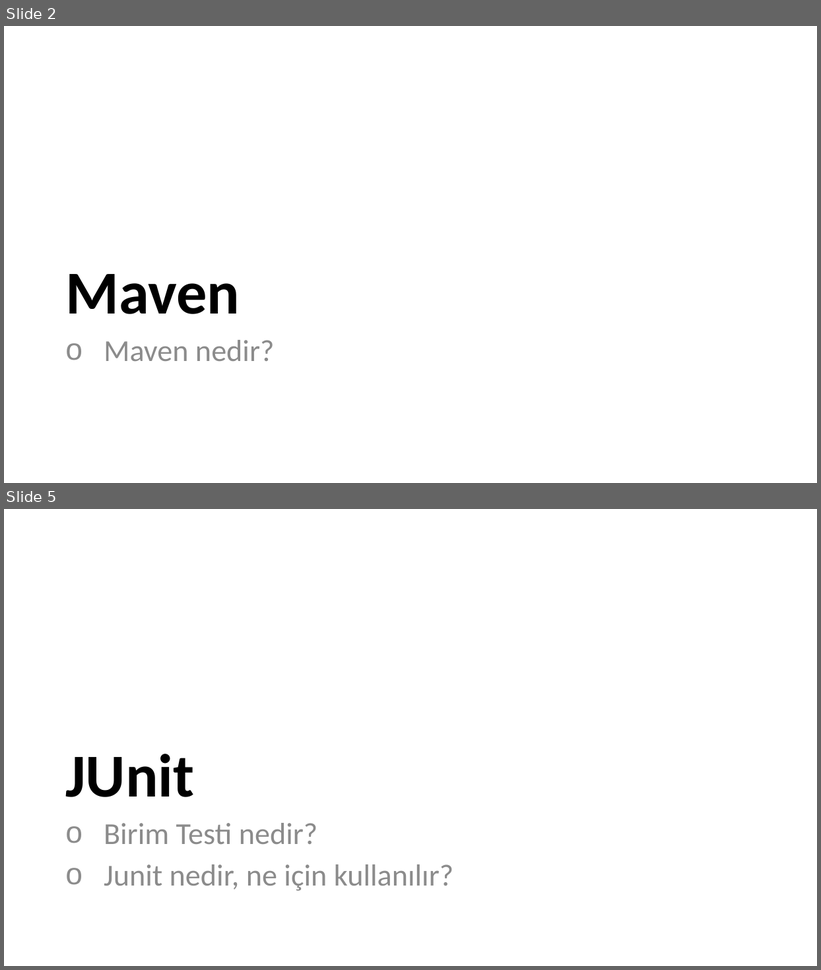
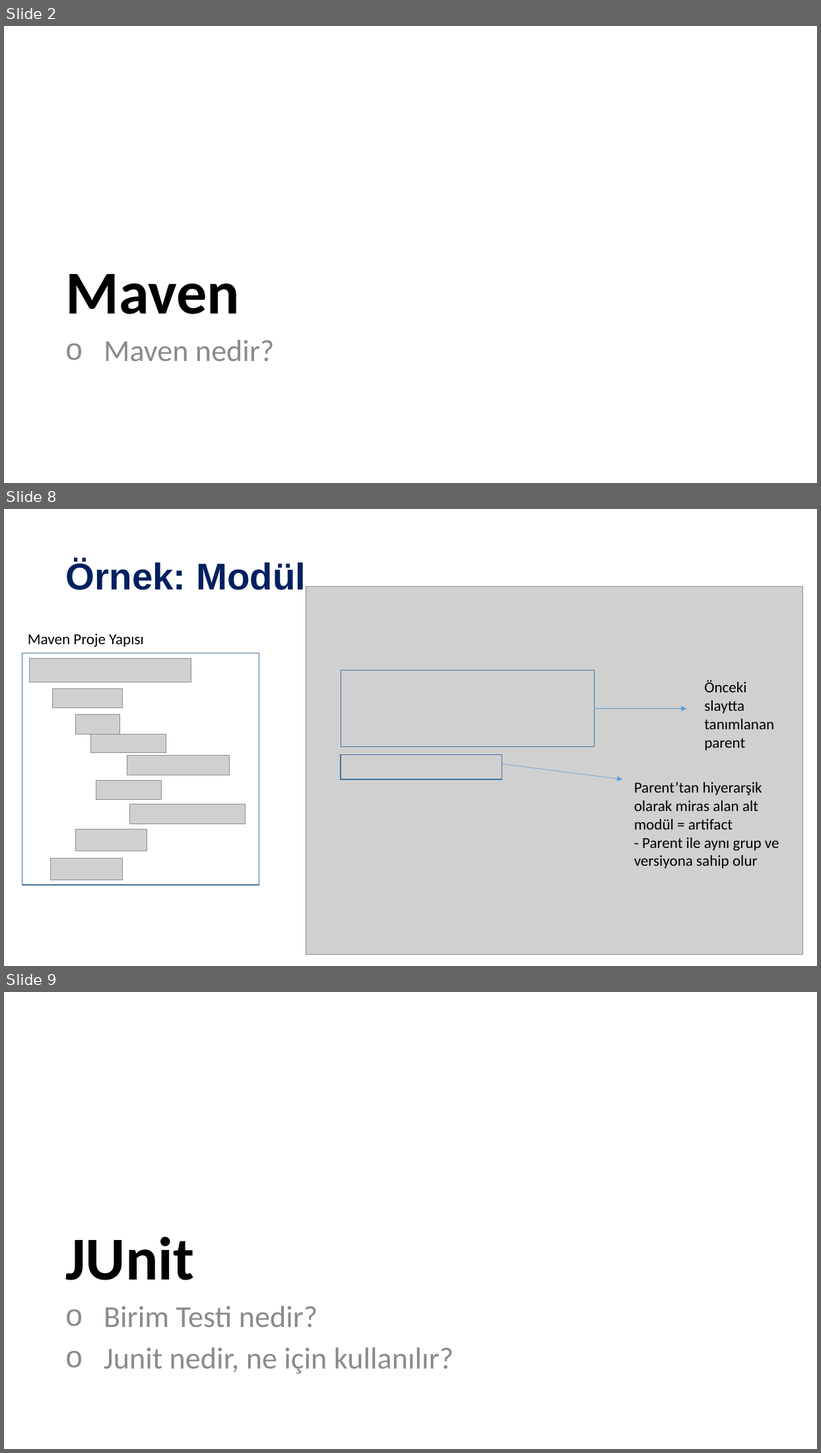
Before and after one commit to ozkansari/MyCourses, a slide deck: SoftwareDevEnvAndTools_2017Autumn/_docs/4_Ders_Sunum.pptx. Shown one above the other, each under a label of ours: slides 2 and 5 before the commit, slides 2, 8 and 9 after it; the slides between them are not shown. The pictures are 821x970 and 821x1453 pixels, drawn with LibreOffice and Linux fonts; fonts in the diff are those of the drawing; grey boxes stand for pictures. Boxes give left, top, right and bottom in pixels: in the first picture for what was removed or moved away, otherwise in the second. Text is boxed around its words. In the diff, an @@ line names an element or a change of style, - is before the commit and + after.

```diff
--- a/SoftwareDevEnvAndTools_2017Autumn/_docs/4_Ders_Sunum.pptx
+++ b/SoftwareDevEnvAndTools_2017Autumn/_docs/4_Ders_Sunum.pptx
@@ slide 8 added at (x1=4, y1=509, x2=817, y2=966), background #FFFFFF @@
@@ title added at (x1=66, y1=560, x2=306, y2=590), 44 pt, text #002060, bold @@
+Örnek: Modül
@@ picture added at (x1=306, y1=587, x2=804, y2=955) @@
@@ text added at (x1=28, y1=634, x2=144, y2=647), 18 pt, text #000000 @@
+Maven Proje Yapısı
@@ rectangle added at (x1=22, y1=653, x2=259, y2=885), outline #43739E 1 pt @@
@@ picture added at (x1=30, y1=659, x2=191, y2=683) @@
@@ rectangle added at (x1=341, y1=671, x2=595, y2=747), outline #43739E 1 pt @@
@@ text added at (x1=704, y1=680, x2=774, y2=751), 18 pt, text #000000 @@
+Önceki slaytta tanımlanan parent
@@ picture added at (x1=52, y1=689, x2=123, y2=708) @@
@@ picture added at (x1=75, y1=714, x2=120, y2=734) @@
@@ arrow added from (595, 709) to (686, 709), #5B9BD5 0.5 pt @@
@@ picture added at (x1=91, y1=734, x2=166, y2=753) @@
@@ picture added at (x1=127, y1=755, x2=230, y2=775) @@
@@ rectangle added at (x1=341, y1=755, x2=502, y2=779), outline #43739E 1 pt @@
@@ arrow added from (502, 764) to (622, 780), #5B9BD5 0.5 pt @@
@@ picture added at (x1=96, y1=781, x2=161, y2=800) @@
@@ text added at (x1=634, y1=782, x2=780, y2=869), 18 pt, text #000000 @@
+Parent’tan hiyerarşik olarak miras alan alt modül = artifact
+- Parent ile aynı grup ve versiyona sahip olur
@@ picture added at (x1=129, y1=805, x2=246, y2=824) @@
@@ picture added at (x1=75, y1=830, x2=147, y2=851) @@
@@ picture added at (x1=51, y1=859, x2=123, y2=880) @@
@@ what was slide 5 is now slide 9 @@
```
Also in this commit, not shown: 4 slides changed, 15 other slides added, 3 other files.
